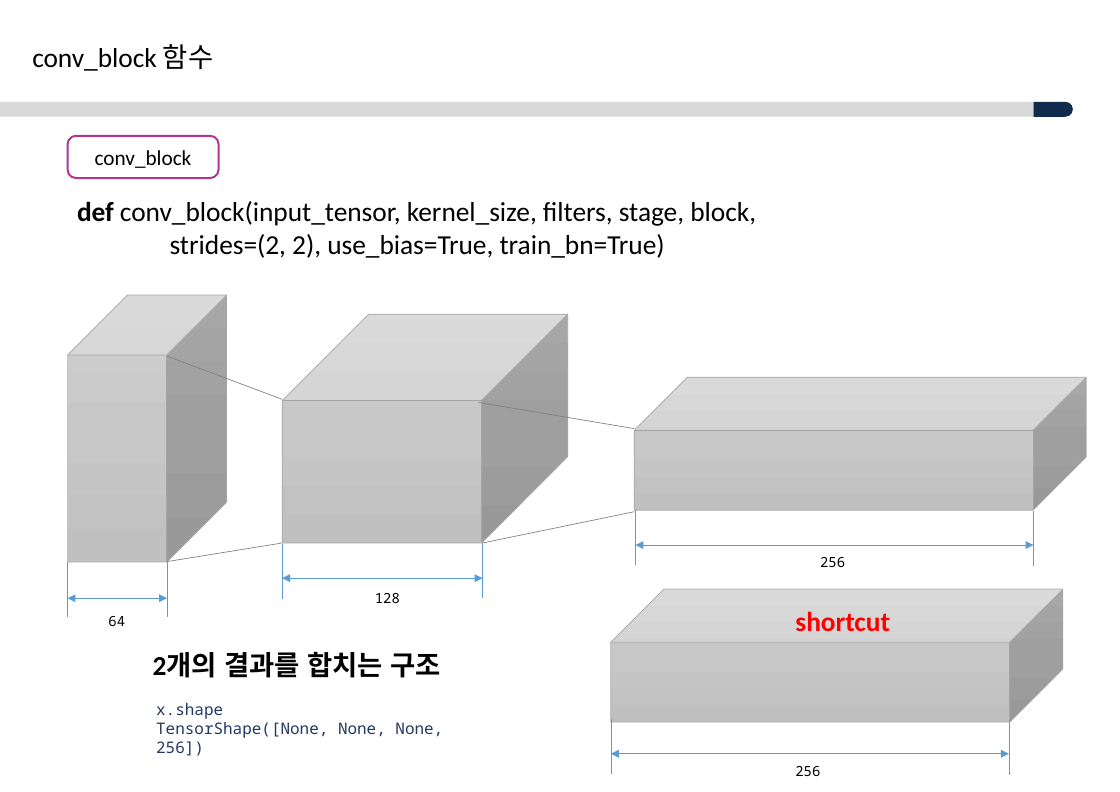
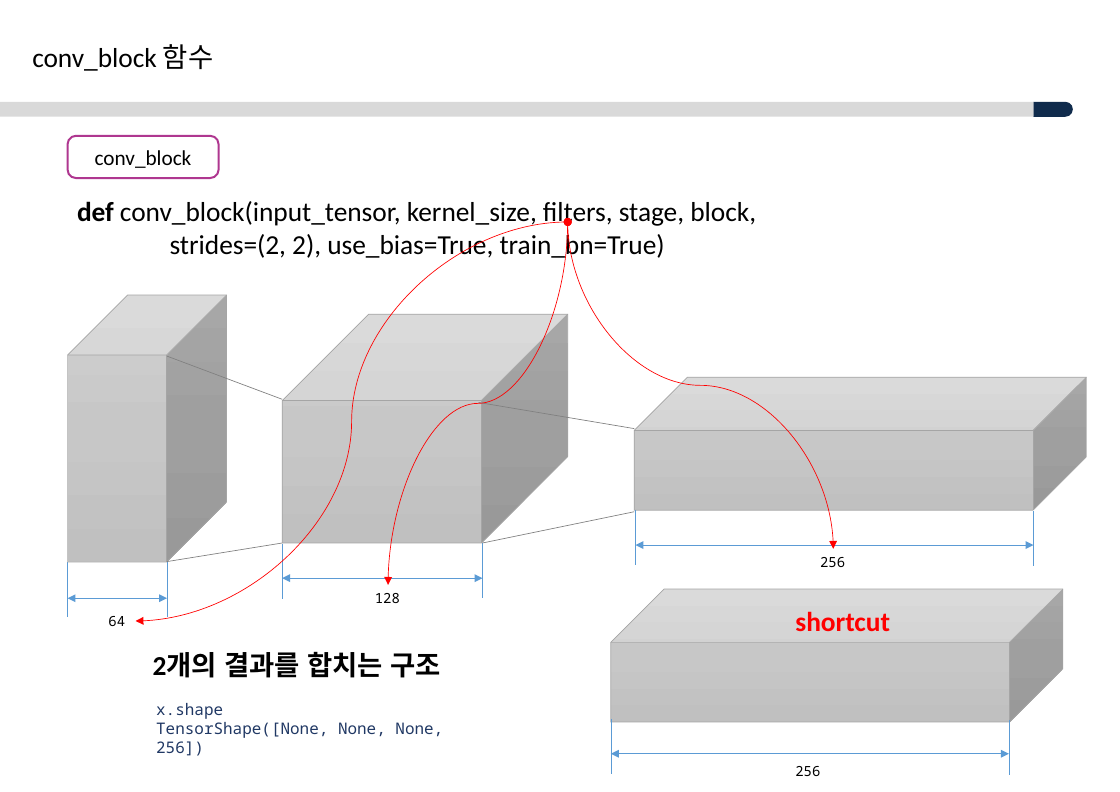
Before and after one commit to ksyoon70/Mask-RCNN-TF2, a slide deck: slide 7 of Masked-RCNN_분석_V1.0.pptx (slide 3 before the commit). Drawn at 1120x792 pixels with LibreOffice and Linux fonts; fonts in the diff are those of the drawing; background and template pictures are left out. Boxes give left, top, right and bottom in pixels: in the first picture for what was removed or moved away, otherwise in the second. Text is boxed around its words. In the diff, an @@ line names an element or a change of style, - is before the commit and + after.

```diff
--- a/Masked-RCNN_분석_V1.0.pptx
+++ b/Masked-RCNN_분석_V1.0.pptx
@@ curved double arrow added from (568, 222) to (135, 621), #FF0000 0.5 pt @@
@@ curved double arrow added from (568, 222) to (388, 585), #FF0000 0.5 pt @@
@@ curved double arrow added from (568, 222) to (834, 549), #FF0000 0.5 pt @@
```
Also in this commit, not shown: 2 other slides changed, 4 slides added, 1 other file.
